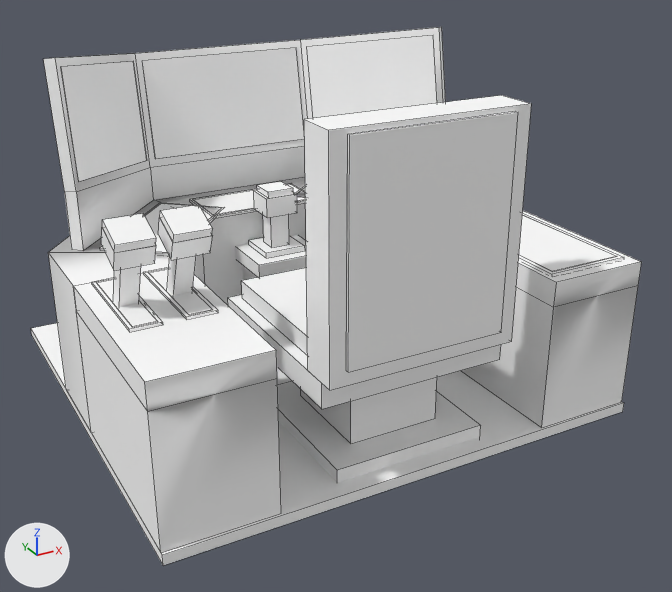
Two versions of the OBJ model src/main/resources/assets/vandorlabs/models/block/cockpits/cockpit/off.obj, one commit apart.
The view is the same before and after, from a 50 mm lens placed at (-0.65, -3.26, 1.97), pointed at (1.06, -0.15, 0.42). The lights are fixed; the arrows at lower left show +X, +Y and +Z. The older version comes first. Mesh edges are drawn as thin lines. Where no turn or scale is listed for an object, it has been applied to the vertices. Vertices at exactly the same position are counted once.

Names of what the first picture shows: 'off'.
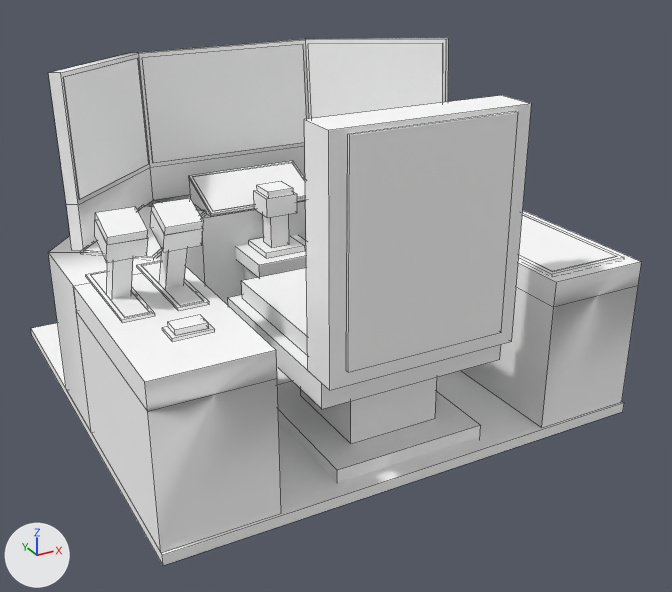
Changed parts and their boxes [x1, y1, x2, y2] in the pictures (672 x 592 px; the box of a moved part takes in the faces that stretch with it):
'off', reshaped
    before: [31, 27, 641, 565]
    after: [31, 38, 641, 565]
part 1 of me_off, moved or reshaped
    before: [113, 266, 141, 307]
    after: [107, 258, 133, 298]
part 2 of me_off, moved or reshaped
    before: [101, 228, 156, 271]
    after: [95, 220, 148, 263]
part 3 of me_off, moved or reshaped
    before: [102, 214, 156, 253]
    after: [95, 207, 148, 245]
part 4 of me_off, moved or reshaped
    before: [167, 256, 196, 296]
    after: [159, 248, 188, 288]
part 5 of me_off, moved or reshaped
    before: [158, 218, 212, 260]
    after: [150, 211, 203, 252]
part 6 of me_off, moved or reshaped
    before: [160, 205, 213, 242]
    after: [152, 198, 204, 235]
part 7 of me_off, moved or reshaped
    before: [100, 202, 216, 255]
    after: [80, 205, 206, 259]
part 8 of me_off, moved or reshaped
    before: [145, 203, 221, 252]
    after: [85, 206, 205, 256]
part 9 of me_off, moved or reshaped (not visible afterwards)
    before: [297, 188, 306, 197]
part 10 of me_off, moved or reshaped
    before: [142, 48, 305, 159]
    after: [193, 162, 305, 211]
part 11 of me_off, moved or reshaped
    before: [61, 61, 147, 181]
    after: [63, 58, 149, 199]
part 12 of me_off, moved or reshaped
    before: [307, 36, 437, 118]
    after: [308, 43, 443, 118]
part 13 of me_off, added
    after: [168, 315, 209, 335]
part 14 of me_off, moved or reshaped
    before: [92, 278, 163, 332]
    after: [86, 271, 155, 323]
part 15 of me_off, moved or reshaped
    before: [96, 279, 158, 327]
    after: [91, 272, 150, 318]
part 16 of me_off, moved or reshaped
    before: [143, 268, 218, 320]
    after: [137, 261, 209, 311]
part 17 of me_off, moved or reshaped
    before: [148, 268, 213, 315]
    after: [141, 262, 204, 306]
part 18 of me_off, added
    after: [162, 323, 215, 342]
part 19 of me_off, moved or reshaped
    before: [43, 27, 446, 251]
    after: [48, 38, 449, 251]

Edits to the bpy script that builds the scene:
```text
Change me_off:
    used by ob_off; location = (0.0, 0.0, 0.0)
    remove me_off.from_pydata(...)  # 360 vertices, 299 faces; spans x 0.02..1.98, y -0.92..0.97, z 0.0..1.39
    add me_off.from_pydata(...)  # 396 vertices, 328 faces; spans x 0.02..1.98, y -0.92..0.97, z 0.0..1.35
    me_off part 1: the loose piece of 8 vertices spanning x 0.1..0.17, y -0.46..-0.31, z 0.63..0.9 is moved by (0.0, 0.08, 0.0)
    me_off part 2: the loose piece of 8 vertices spanning x 0.07..0.2, y -0.52..-0.37, z 0.85..0.97 is moved by (0.0, 0.08, 0.0)
    me_off part 3: the loose piece of 8 vertices spanning x 0.07..0.2, y -0.53..-0.4, z 0.92..0.99 is moved by (0.0, 0.08, 0.0)
    me_off part 4: the loose piece of 8 vertices spanning x 0.29..0.36, y -0.46..-0.31, z 0.63..0.9 is moved by (0.0, 0.08, 0.0)
    me_off part 5: the loose piece of 8 vertices spanning x 0.26..0.4, y -0.52..-0.37, z 0.85..0.97 is moved by (0.0, 0.08, 0.0)
    me_off part 6: the loose piece of 8 vertices spanning x 0.26..0.4, y -0.53..-0.4, z 0.92..0.99 is moved by (0.0, 0.08, 0.0)
    me_off part 7: the loose piece of 8 vertices spanning x 0.2..0.84, y 0.02..0.67, z 0.65..0.66 is moved by (-0.08, 0.0, 0.0)
    me_off part 8: the loose piece of 8 vertices spanning x 0.22..0.82, y 0.04..0.66, z 0.66 is moved by (-0.08, 0.0, 0.0)
    me_off part 9: the loose piece of 8 vertices spanning x 1.18..1.78, y 0.04..0.66, z 0.66 is moved by (0.08, 0.0, 0.0)
    me_off part 10: the loose piece of 8 vertices spanning x 0.62..1.38, y 0.74..0.81, z 0.85..1.27 is scaled about its middle by (0.661, 3.08, 0.225), then moved by (0.0, -0.27, -0.33)
    me_off part 11: the loose piece of 8 vertices spanning x 0.16..0.58, y 0.27..0.79, z 0.85..1.35 is turned 6 degrees about the x axis through its middle and scaled by 1.05, then moved by (0.0, -0.03, -0.02)
    me_off part 12: the loose piece of 8 vertices spanning x 1.42..1.84, y 0.27..0.79, z 0.85..1.35 is turned 6 degrees about the x axis through its middle and scaled by 1.05, then moved by (0.0, -0.03, -0.02)
    me_off part 13: a new loose piece, a box spanning x 0.191..0.303, y -0.681..-0.612, z 0.669..0.688, in mat_amber (its picture is missing)
    me_off part 14: the loose piece of 8 vertices spanning x 0.08..0.19, y -0.56..-0.11, z 0.66..0.67 is moved by (0.0, 0.08, 0.0)
    me_off part 15: the loose piece of 8 vertices spanning x 0.09..0.18, y -0.55..-0.12, z 0.67 is moved by (0.0, 0.08, 0.0)
    me_off part 16: the loose piece of 8 vertices spanning x 0.27..0.38, y -0.56..-0.11, z 0.66..0.67 is moved by (0.0, 0.08, 0.0)
    me_off part 17: the loose piece of 8 vertices spanning x 0.29..0.37, y -0.55..-0.12, z 0.67 is moved by (0.0, 0.08, 0.0)
    me_off part 18: a new loose piece, a box spanning x 0.175..0.3187, y -0.6937..-0.6, z 0.6563..0.6656, in mat_mechanism (its picture is missing)
    me_off part 19: 14 vertices moved from x 0.1..1.9, y 0.24..0.87, z 0.66..1.39 to x 0.1..1.9, y 0.24..0.82, z 0.66..1.35; 16 vertices removed from x 0.74..1.26, y 0.38..0.65, z 0.65..0.66; 28 vertices added at x 0.61..1.77, y -0.16..0.77, z 0.66..1.29
    other edits to the shape of me_off do not show in these pictures
```
